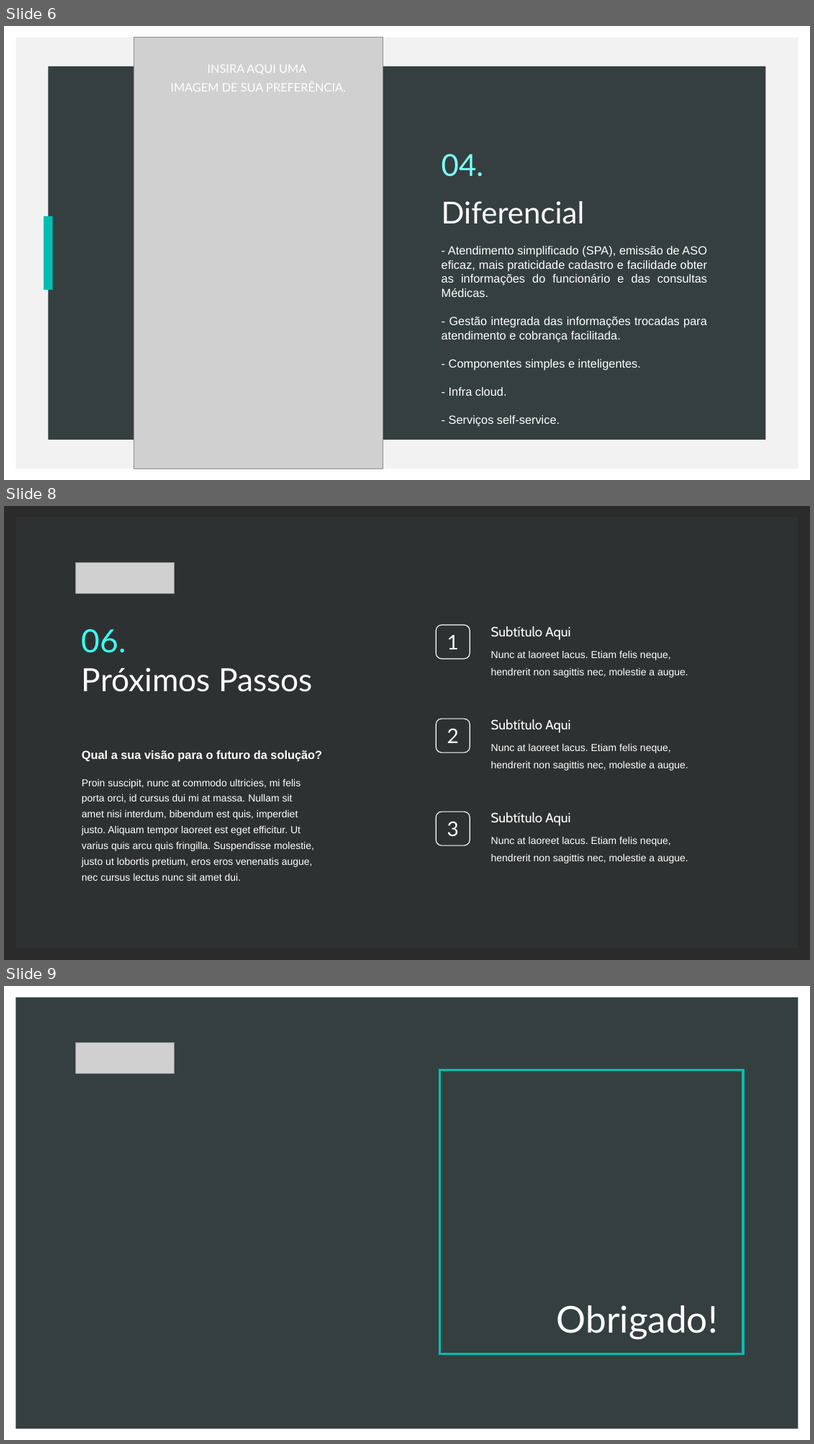
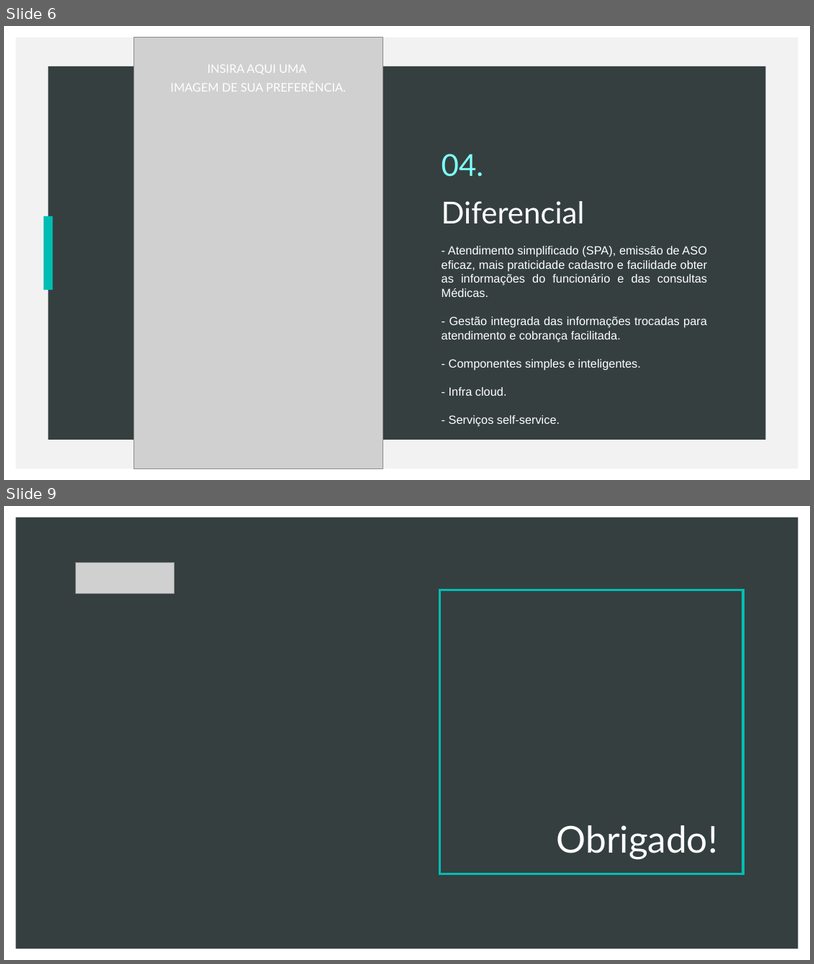
Before and after one commit to saduts/webaso, a slide deck: document/Web Aso Pitch.pptx. Shown one above the other, each under a label of ours: slides 6, 8 and 9 before the commit, slides 6 and 9 after it; the slides between them are not shown. The pictures are 814x1444 and 814x964 pixels, drawn with LibreOffice and Linux fonts; fonts in the diff are those of the drawing; grey boxes stand for pictures; background and template pictures are left out; a plain dark background stands for a picture behind light text. Boxes give left, top, right and bottom in pixels: in the first picture for what was removed or moved away, otherwise in the second. Text is boxed around its words. In the diff, an @@ line names an element or a change of style, - is before the commit and + after.

```diff
--- a/document/Web Aso Pitch.pptx
+++ b/document/Web Aso Pitch.pptx
@@ slide 8 removed at bbox=[4, 506, 810, 960], background picture (left out) @@
@@ rectangle removed at bbox=[16, 517, 799, 948] @@
@@ picture removed at bbox=[75, 562, 175, 593] @@
@@ text removed at bbox=[82, 629, 313, 692] @@
-06.
-Próximos Passos
@@ rounded rectangle removed at bbox=[437, 625, 471, 659] @@
-1
@@ text removed at bbox=[491, 626, 571, 640] @@
-Subtítulo Aqui
@@ text removed at bbox=[491, 651, 689, 677] @@
-Nunc at laoreet lacus. Etiam felis neque, hendrerit non sagittis nec, molestie a augue.
@@ rounded rectangle removed at bbox=[437, 718, 471, 752] @@
-2
@@ text removed at bbox=[491, 719, 571, 733] @@
-Subtítulo Aqui
@@ text removed at bbox=[82, 750, 322, 762] @@
-Qual a sua visão para o futuro da solução?
@@ text removed at bbox=[491, 744, 689, 770] @@
-Nunc at laoreet lacus. Etiam felis neque, hendrerit non sagittis nec, molestie a augue.
@@ text removed at bbox=[82, 779, 314, 880] @@
-Proin suscipit, nunc at commodo ultricies, mi felis porta orci, id cursus dui mi at massa. Nullam sit amet nisi interdum, bibendum est quis, imperdiet justo. Aliquam tempor laoreet est eget efficitur. Ut varius quis arcu quis fringilla. Suspendisse molestie, justo ut lobortis pretium, eros eros venenatis augue, nec cursus lectus nunc sit amet dui.
@@ rounded rectangle removed at bbox=[437, 811, 471, 845] @@
-3
@@ text removed at bbox=[491, 812, 571, 826] @@
-Subtítulo Aqui
@@ text removed at bbox=[491, 836, 689, 863] @@
-Nunc at laoreet lacus. Etiam felis neque, hendrerit non sagittis nec, molestie a augue.
```
Also in this commit, not shown: 2 slides added, 1 other slide removed.
